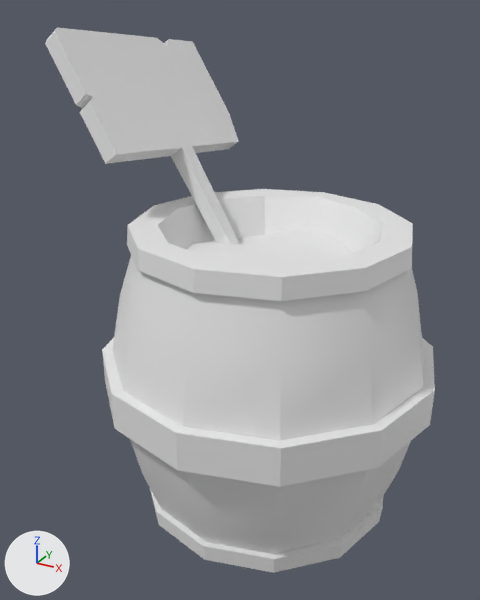
Before and after pictures for a commit that changed the FBX model Assets/_/_ART/_3D/3DModels/Workstation/3D_foodstation_barell.fbx.
Camera for both pictures: a 50 mm lens placed at (-3.679, 9.673, 1.478), pointed at (-4.545, 11.248, 0.69). The axes (+X, +Y, +Z) are drawn at lower left. The lights are the same throughout. Materials are left out; every surface is plain grey. Where no turn or scale is listed for an object, it has been applied to the vertices.

The first picture shows '3D_foodstation_barell'.
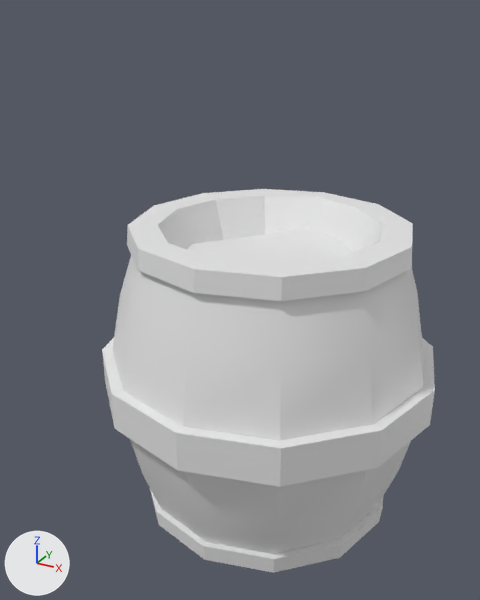
The newer file is also rescaled (x0.968), turned or shifted as a whole; pictures and numbers use the older file's frame.

Where the change shows, as pixel boxes (x1, y1, x2, y2) in the pictures (480 x 600 px):
```json
{"object": "3D_foodstation_barell", "change": "reshaped", "before": [45, 27, 435, 573], "after": [102, 189, 435, 573], "on screen": "15% narrower, 30% shorter"}
{"part": 1, "of": "me_cylinder_001", "change": "deleted", "before": [45, 27, 239, 244]}
```

Scene script edits in JSON lines:
```json
{"block": "me_cylinder_001", "where": "me_cylinder_001.from_pydata(...)  # 228 vertices, 217 faces; spans x -1.144..-0.01, y 0.004..1.003, z -0.02..1.372"}
{"block": "me_cylinder_001", "where": "# used by ob_3d_foodstation_barell; location = (-3.954, 10.774, 0.058)"}
{"block": "me_cylinder_001", "change": "me_cylinder_001 part 1: the loose piece of 49 vertices spanning x -1.144..-0.627, y 0.31..0.977, z 0.689..1.372 is deleted"}
```
